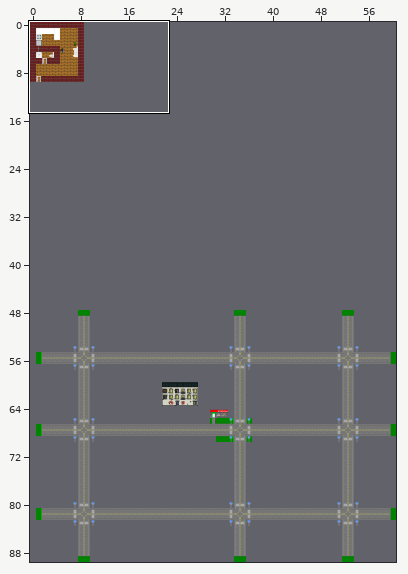
An edit to a level. Tiled map, assets/maps/OLOLO.tmx. The picture above shows the old version from afar; the outline marks the close-up.
Close-up. The starting point:
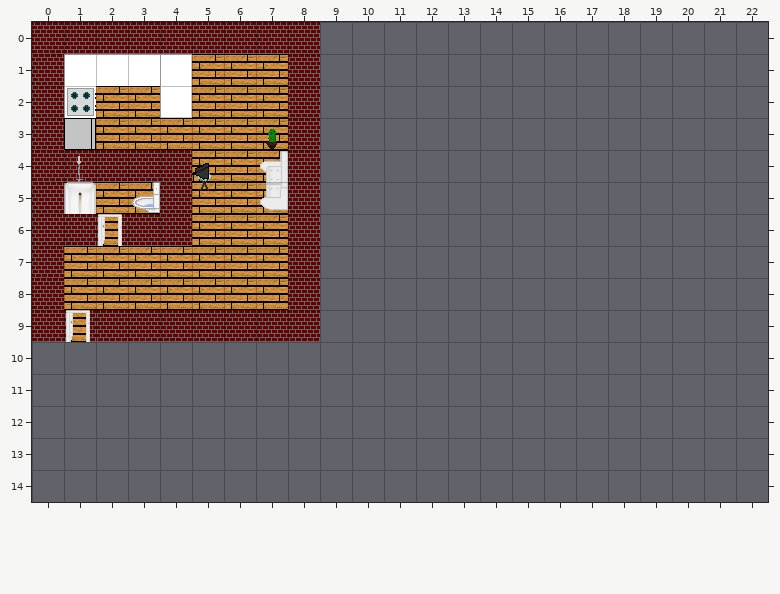
Cells are 32x32 px. Shown: x 0..22, y 0..14. The commit also changed other parts of the map, which this record leaves out.
And afterwards:
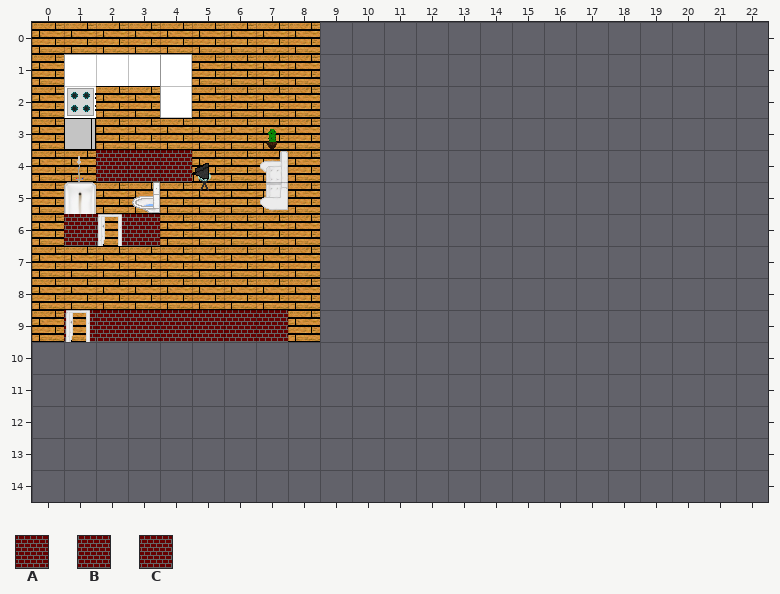
Key: from "Tileset": A 72, B 73, C 74.
_ is an empty cell.
Tiles replaced or removed in this view: A, B, C.
The exact change:
Changed rows in their new state; . is an unchanged cell.
Layer "wall" (now hidden):
first column x 0:
 0 _________
 1 _......._
 2 _......._
 3 _......._
 4 __......_
 5 _..._..._
 6 _..._..._
 7 _......._
 8 _......._
 9 _......._
Changed places in both close-ups, as pixel boxes (x1, y1, x2, y2):
removed: (32, 22, 320, 342)
